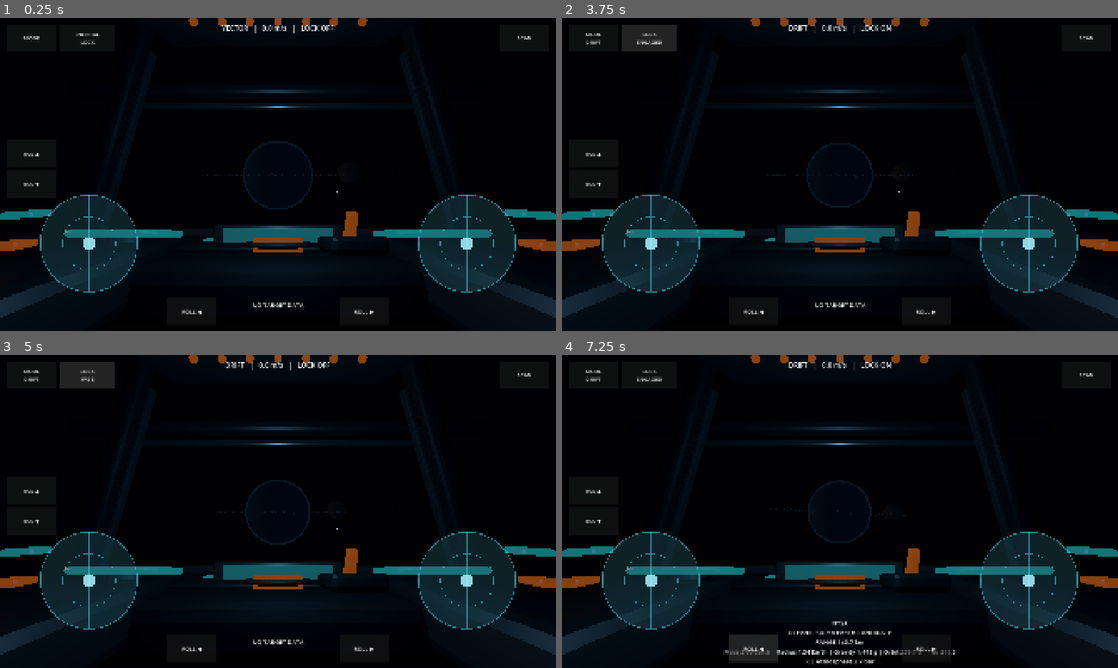
Above: before the commit, frames 1-4 (two rows, left to right).
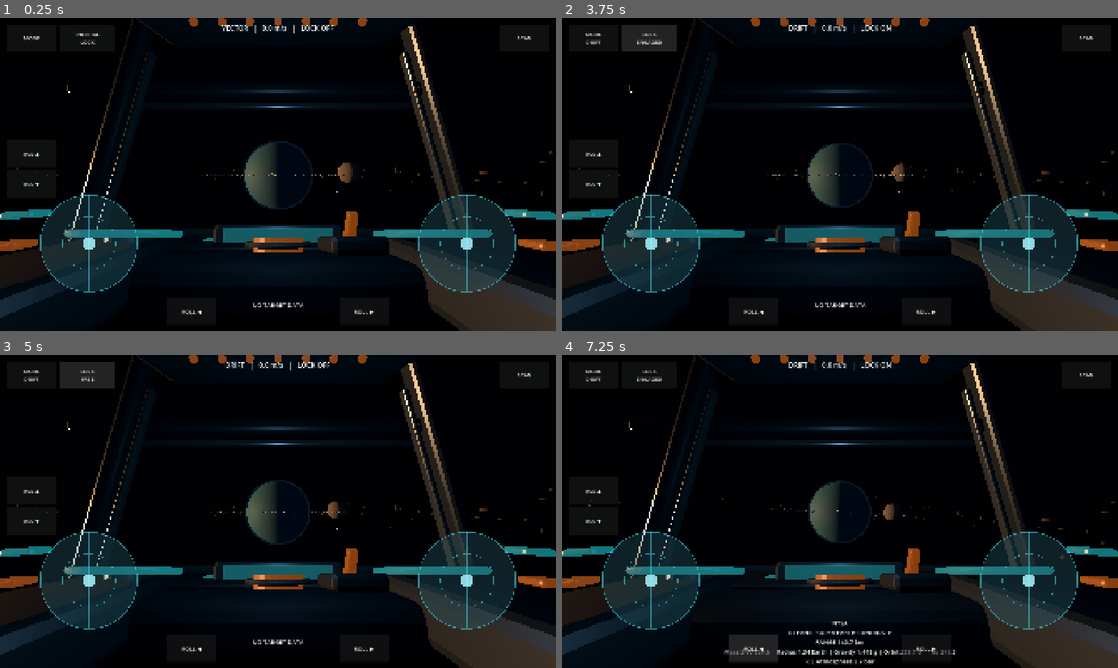
Above: after the commit, the same moments.

Repository: narmanb/science-playground
Game: Godot game, scene res://scenes/main.tscn
The game is run twice, just before and just after one commit, with the same random seed, the same clock (stepped at 60 frames per second) and the same inputs.
Inputs:
- Up to frame 1 (0.25 s): no input
- Up to frame 2 (3.75 s): click "MODE" at 0.5 s; click "MODE DRIFT" at 1.25 s; click "MODE CRUISE" at 2 s; click "MODE VECTOR" at 2.75 s; click "INERTIAL LOCK" at 3.5 s
- Up to frame 3 (5 s): click "LOCK ENGAGED" at 4.25 s
- Up to frame 4 (7.25 s): click "LOCK FREE" at 5 s; click "SCAN" at 5.75 s; click "ROLL ◀" at 6.5 s

The runs differ from the first frame. In frame 1, 7.6% of the frame differs, in the area x 0-100%, y 0-100%; in frame 2, 7.5%; in frame 3, 7.4%; in frame 4, 7.9%.

Commit message:
Add distant-star key lighting

Diff:
--- a/scenes/main.tscn
+++ b/scenes/main.tscn
@@ -11,7 +11,7 @@
 background_color = Color(0.0025, 0.004, 0.012, 1)
 ambient_light_source = 3
 ambient_light_color = Color(0.15, 0.21, 0.3, 1)
-ambient_light_energy = 0.42
+ambient_light_energy = 0.5
 
 [sub_resource type="CapsuleShape3D" id="Capsule_ship"]
 radius = 1.15
@@ -22,6 +22,12 @@
 
 [node name="SpaceEnvironment" type="WorldEnvironment" parent="."]
 environment = SubResource("Environment_space")
+
+[node name="AsterionParallelLight" type="DirectionalLight3D" parent="."]
+rotation_degrees = Vector3(0, -90, 0)
+light_color = Color(1, 0.73, 0.5, 1)
+light_energy = 1.55
+shadow_enabled = false
 
 [node name="AlienSystem" type="Node3D" parent="."]
 script = ExtResource("1_system")
